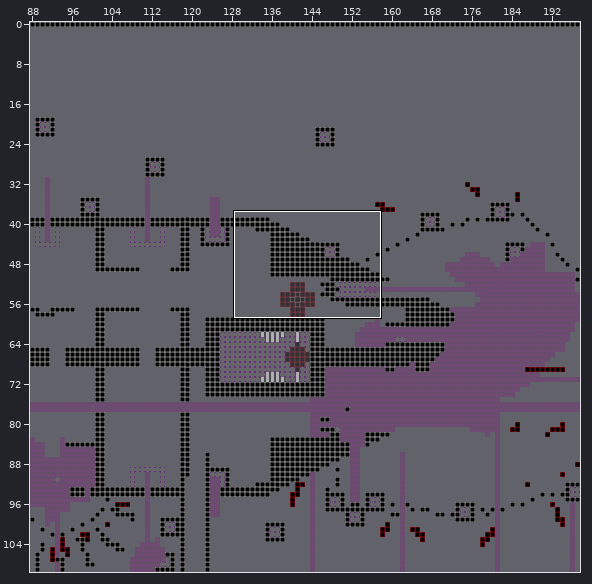
Level history. Tiled map: core/assets/level2.tmx. Above, an overview of the earlier version with the close-up marked.
Close-up. First the earlier version:
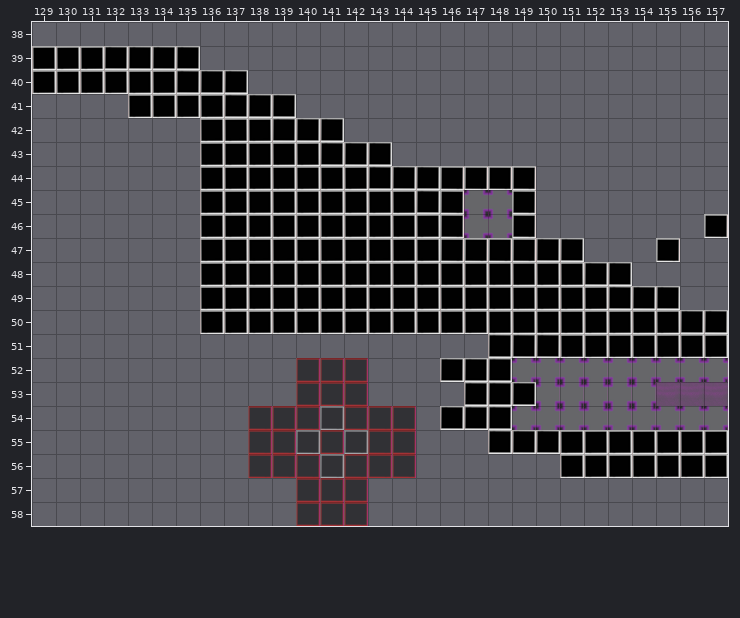
Cells are 32x32 px. Shown: x 129..157, y 38..58. The commit also changed other parts of the map, which this record leaves out.
Now the later version:
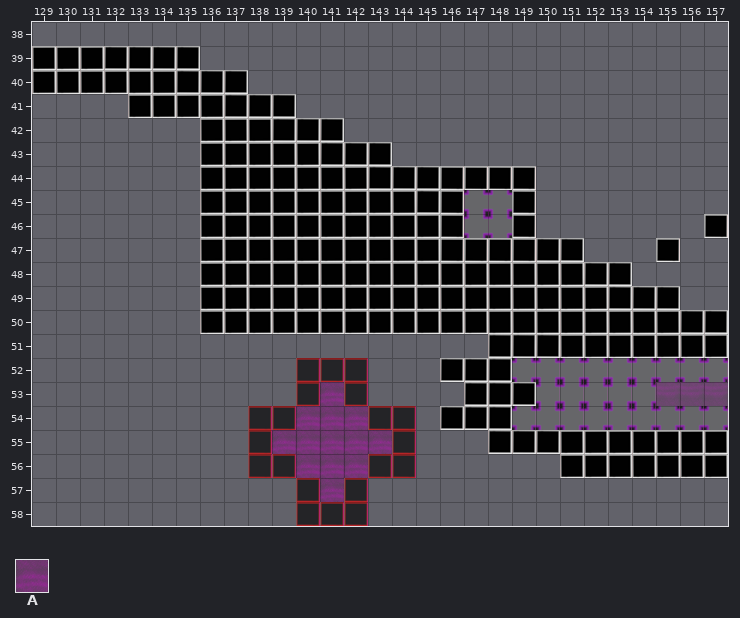
Key: from "cubes": A 0.
_ is an empty cell.
Tiles of an added or newly shown layer are drawn over the layers below it.
Diff:
layer "MEME" opacity 50% -> 64%
Layer "end" (added):
The edit adds tile A in row 53 at x 141; in row 54 at x 140 to 142; in row 55 at x 139 to 143; in row 56 at x 140 to 142; in row 57 at x 141.
